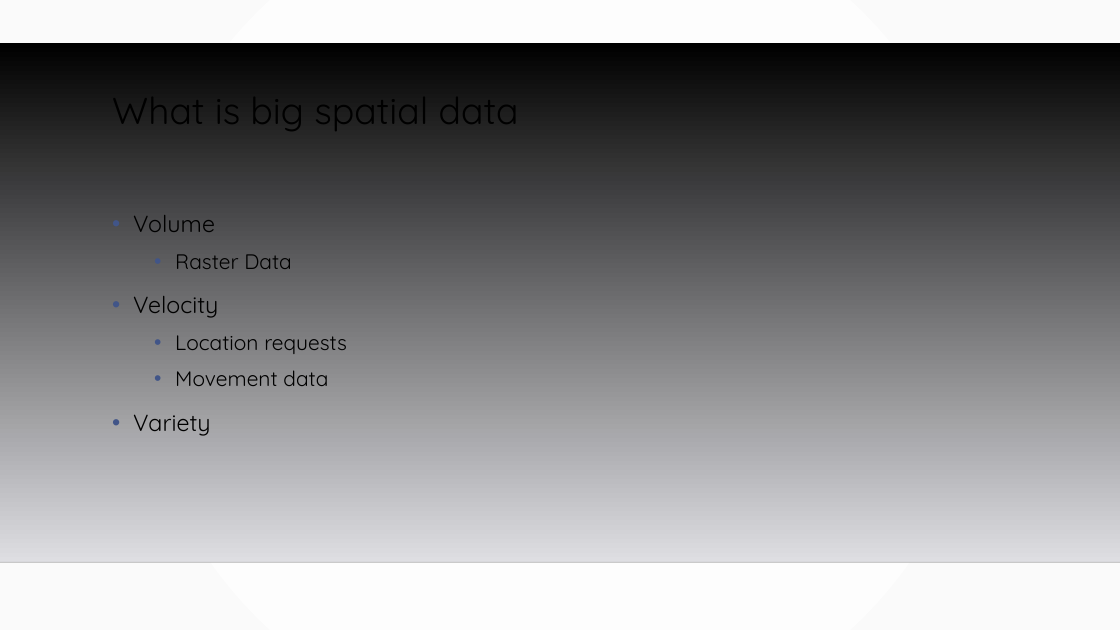
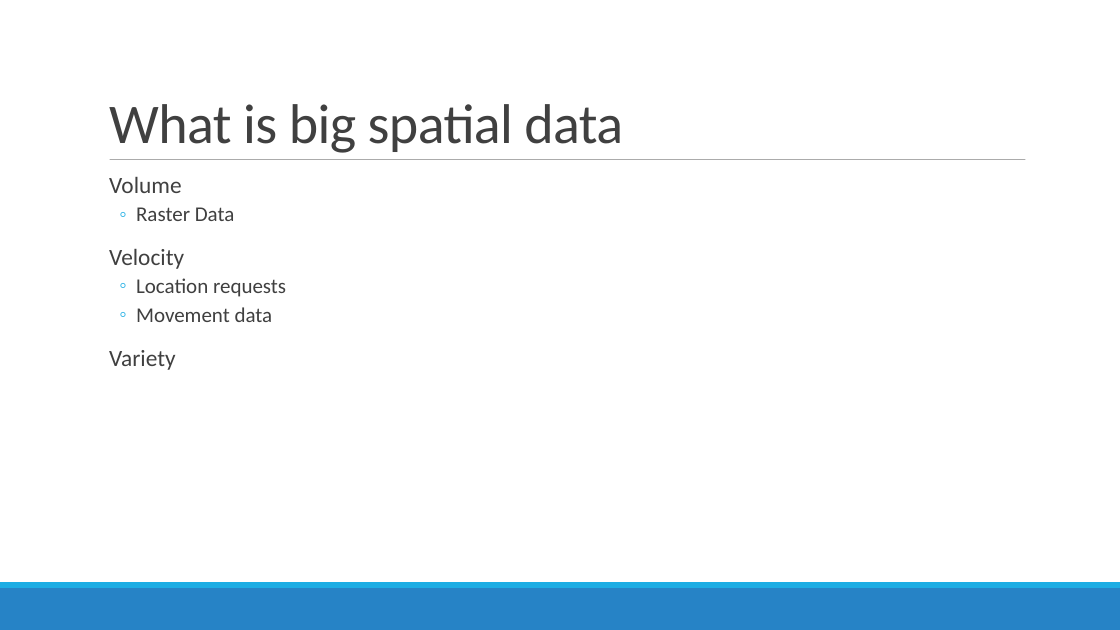
Before and after one commit to MGIS-UMN/GIS5577_week10, a slide deck: slide 4 of big_spatial_data.odp. Drawn at 1120x630 pixels with LibreOffice and Linux fonts; fonts in the diff are those of the drawing; background and template pictures are left out. Boxes give left, top, right and bottom in pixels: in the first picture for what was removed or moved away, otherwise in the second. Text is boxed around its words. In the diff, an @@ line names an element or a change of style, - is before the commit and + after.

```diff
--- a/big_spatial_data.odp
+++ b/big_spatial_data.odp
@@ background gradient #FFFFFF to #FAFAFA to #FFFFFF @@
@@ title "What is big spatial data": place and size @@
-title "What is big spatial data" at bbox=[112, 80, 519, 135]
+title "What is big spatial data" at bbox=[109, 104, 623, 153]
@@ title "What is big spatial data" at bbox=[109, 104, 623, 153]: size 32 to 48 pt, font Quicksand to Calibri, text colour #000000 to #404040, letter spacing 0 to -0.5 pt; line spacing 0.9 to 0.85; vertical alignment top to bottom @@
@@ freeform shape removed at bbox=[0, 43, 1120, 562] @@
@@ text "Volume": place and size @@
-text "Volume" at bbox=[133, 215, 347, 436]
+text "Volume" at bbox=[109, 177, 286, 370]
@@ text "Volume" at bbox=[109, 177, 286, 370]: font Quicksand to Calibri, text colour #000000 to #404040; bullet • to  ; line spacing 1.2 to 0.9; more space between paragraphs; bullet colour #415588 to #1CADE4; bullet • to ◦ @@
@@ line added from (110, 160) to (1026, 160), #7F7F7F 0.51 pt @@
@@ line removed from (0, 562) to (1120, 562) @@
@@ freeform shape added at bbox=[0, 588, 1120, 630], fill #2683C6 @@
@@ freeform shape added at bbox=[0, 582, 1120, 588], fill #1CADE4 @@
```
Also in this commit, not shown: 10 other slides changed, 2 slides added, 2 slides removed, 3 other files.
